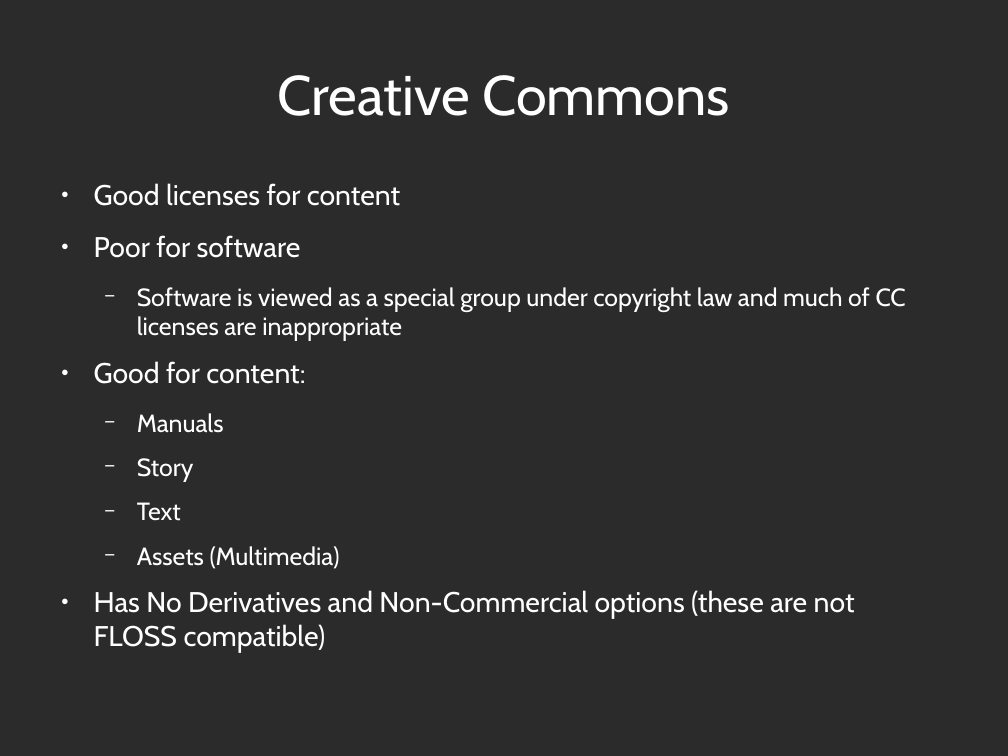
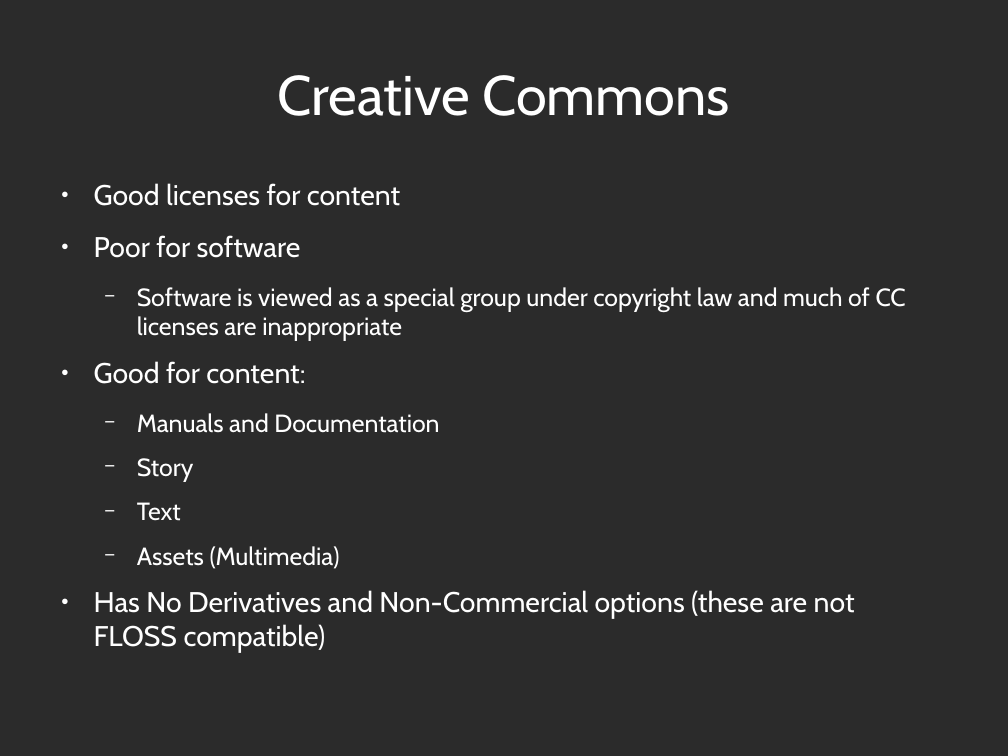
Before and after one commit to abramhindle/floss-licensing-talk, a slide deck: slide 16 of license-talk.odp. Drawn at 1008x756 pixels with LibreOffice and Linux fonts; fonts in the diff are those of the drawing; background and template pictures are left out; a plain dark background stands for a picture behind light text. Boxes give left, top, right and bottom in pixels: in the first picture for what was removed or moved away, otherwise in the second. Text is boxed around its words. In the diff, an @@ line names an element or a change of style, - is before the commit and + after.

```diff
--- a/license-talk.odp
+++ b/license-talk.odp
@@ text at [137,413,439,433]: text changed @@
-  − Manuals
+  − Manuals and Documentation
```
Also in this commit, not shown: 4 other slides changed, 1 other file.
